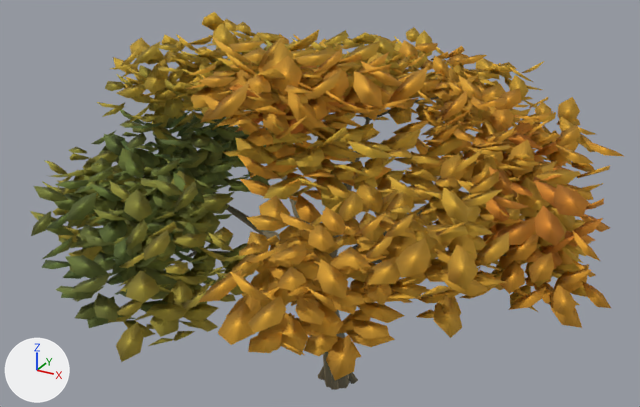
The glTF model data/models/impressionist/ART_MoatTree_Broad.glb, before and after one commit.
Before and after are seen from a 50 mm camera at (7.63, -14.7, 11.51) aimed at (0.01, -0.84, 4.58). The axes (+X, +Y, +Z) are drawn at lower left. The lights are the same throughout. The picture after the commit comes second. Vertices at exactly the same position are counted once.

In view in the first picture: 'ART_MoatTree_Broad'.
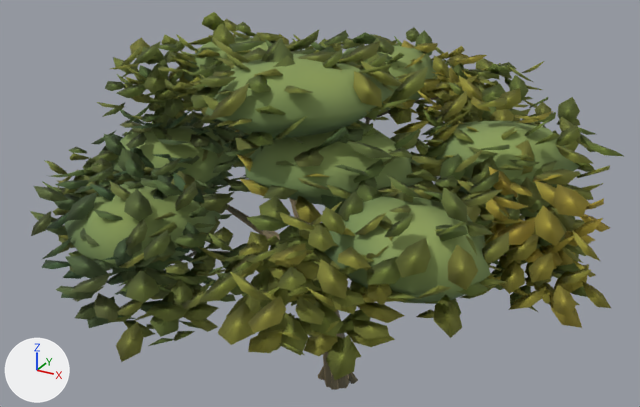
Diff of the bpy script that builds the scene:
```diff
--- a/data/models/impressionist/ART_MoatTree_Broad.glb.py
+++ b/data/models/impressionist/ART_MoatTree_Broad.glb.py
@@ mat_hk_leafdark @@
+mat_hk_leafdark = bpy.data.materials.new('HK_LeafDark')
+mat_hk_leafdark.use_nodes = True; mat_hk_leafdark.node_tree.nodes.clear()
+_N = mat_hk_leafdark.node_tree.nodes; _L = mat_hk_leafdark.node_tree.links
+n0 = _N.new('ShaderNodeBsdfPrincipled'); n0.name = 'Principled BSDF'
+n0.inputs[2].default_value = 0.95  # 'Roughness'
+n1 = _N.new('ShaderNodeOutputMaterial'); n1.name = 'Material Output'
+n2 = _N.new('ShaderNodeVertexColor'); n2.name = 'Color Attribute'
+_L.new(n0.outputs[0], n1.inputs[0])  # 'BSDF' to 'Surface'
+_L.new(n2.outputs[0], n0.inputs[0])  # 'Color' to 'Base Color'
@@ me_art_moattree_broad @@
 # used by ob_art_moattree_broad; location = (0.0, 0.0, 0.0)
-me_art_moattree_broad.from_pydata(...)  # 13152 vertices, 17674 faces; spans x -5.5..5.9, y -6.8..4.66, z -0.07..7.9
+me_art_moattree_broad.from_pydata(...)  # 13494 vertices, 18322 faces; spans x -5.5..5.9, y -6.8..4.66, z -0.07..7.9
+# me_art_moattree_broad part 1: 6 vertices moved within x -3.52..3.25, y -3.43..1.85, z 4.41..6.1; 342 vertices added at x -4.99..4.57, y -4.88..3.98, z 4.04..7.6
+# me_art_moattree_broad part 2: 16128 kept faces spanning x -5.5..5.9, y -6.8..4.66, z 3.38..7.9 get new vertex colours
 me_art_moattree_broad.materials.append(mat_art_treebark)
 me_art_moattree_broad.materials.append(mat_hk_leaf)
+me_art_moattree_broad.materials.append(mat_hk_leafdark)
```

Where the change shows, as pixel boxes (x1, y1, x2, y2) in the pictures (640 x 407 px):
part 1 of me_art_moattree_broad, built on (green)
    after: (64, 36, 580, 304)
part 2 of me_art_moattree_broad, recoloured (brown to green)
    both: (30, 12, 623, 380)
